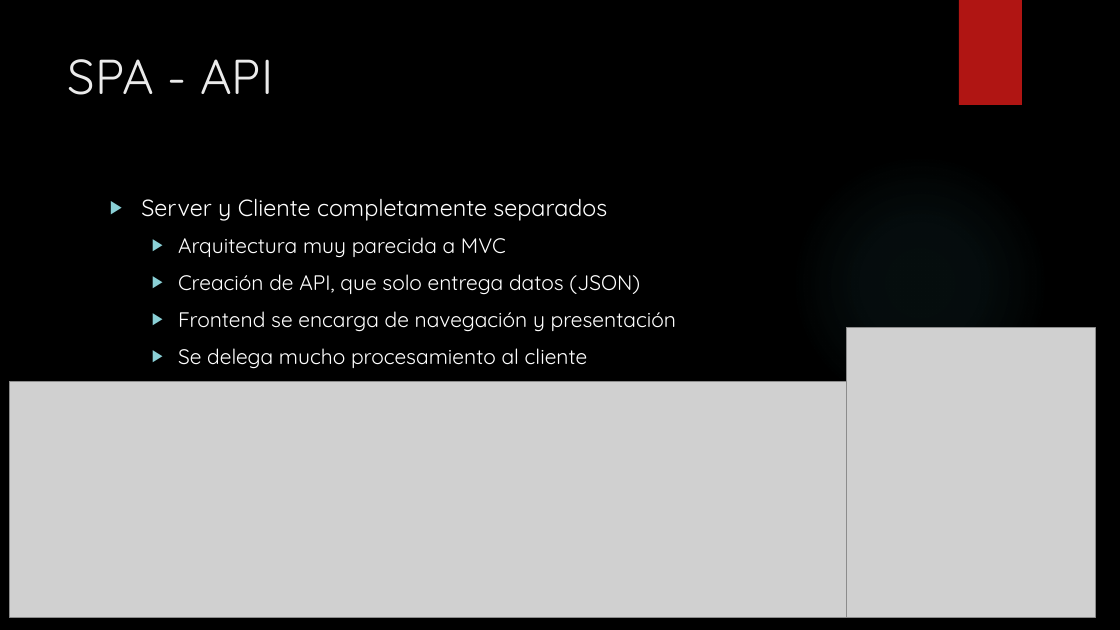
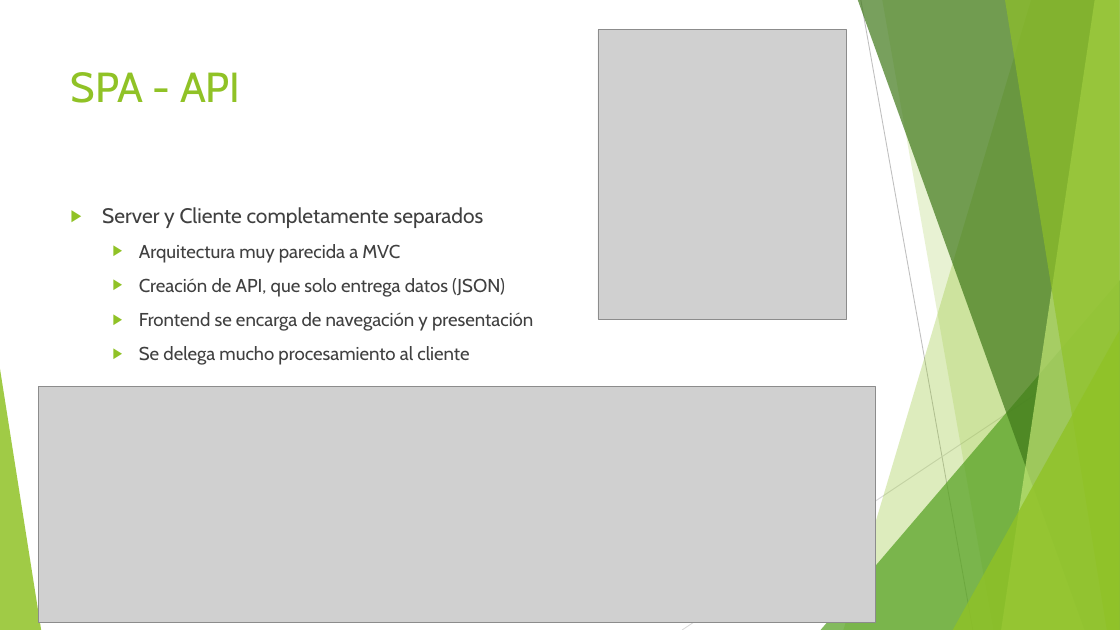
Before and after one commit to alanzam/AWS-Serverless, a slide deck: slide 6 of serverless.pptx (slide 5 before the commit). Drawn at 1120x630 pixels with LibreOffice and Linux fonts; fonts in the diff are those of the drawing; grey boxes stand for pictures; background and template pictures are left out. Boxes give left, top, right and bottom in pixels: in the first picture for what was removed or moved away, otherwise in the second. Text is boxed around its words. In the diff, an @@ line names an element or a change of style, - is before the commit and + after.

Commit message:
Update PPT

```diff
--- a/serverless.pptx
+++ b/serverless.pptx
@@ background picture (left out) to #FFFFFF @@
@@ rectangle removed at <box>959,0,1022,105</box> @@
@@ title "SPA - API": place and size @@
-title "SPA - API" at <box>68,59,273,95</box>
+title "SPA - API" at <box>71,72,241,103</box>
@@ title "SPA - API" at <box>71,72,241,103</box>: size 42 to 36 pt, font Quicksand to Cabin, text colour #EBEBEB to #90C226 @@
@@ picture: place and size @@
-picture at <box>847,328,1096,617</box>
+picture at <box>598,30,847,319</box>
@@ ellipse removed at <box>791,154,1049,413</box> @@
@@ text "Server y Cliente completamente separados": place and size @@
-text "Server y Cliente completamente separados" at <box>141,198,676,369</box>
+text "Server y Cliente completamente separados" at <box>102,207,533,365</box>
@@ text "Server y Cliente completamente separados" at <box>102,207,533,365</box>: size 20 to 18 pt in "Server y Cliente completamente separados"; font Quicksand to Cabin, text colour #FFFFFF to #404040; size 18 to 16 pt in "Arquitectura muy parecida a MVC", "Creación de API, que solo entrega datos ...", "Frontend se encarga de navegación y presentación", "Se delega mucho procesamiento al cliente"; bullet colour #8AD0D6 to #90C226 @@
@@ group added at <box>0,0,1120,630</box>: 5 freeform shapes, 3 triangles, 2 lines @@
@@ picture: place and size @@
-picture at <box>10,381,847,618</box>
+picture at <box>39,386,875,623</box>
```
Also in this commit, not shown: 15 other slides changed, 4 slides added, 1 slide removed.
